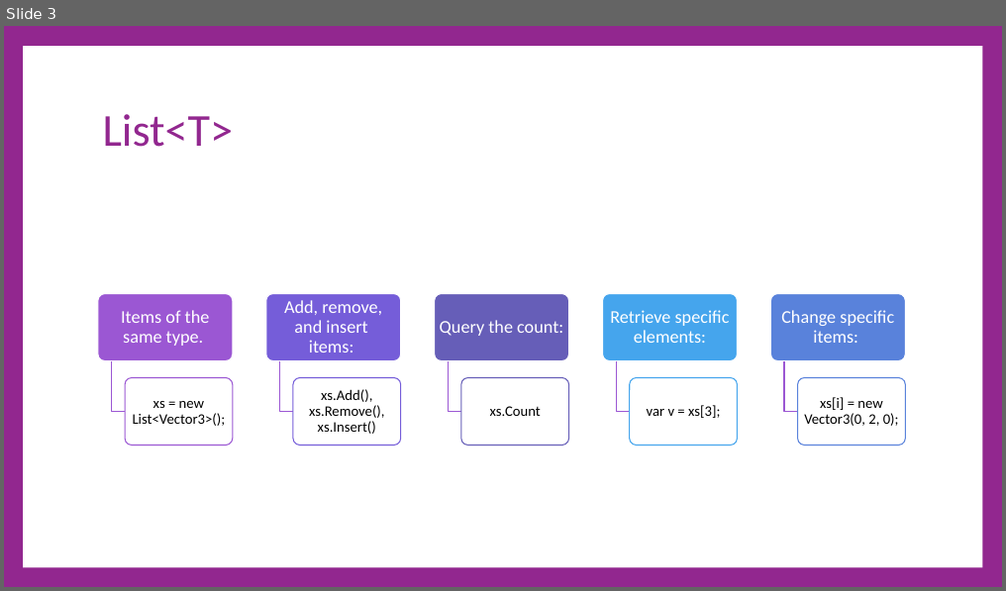
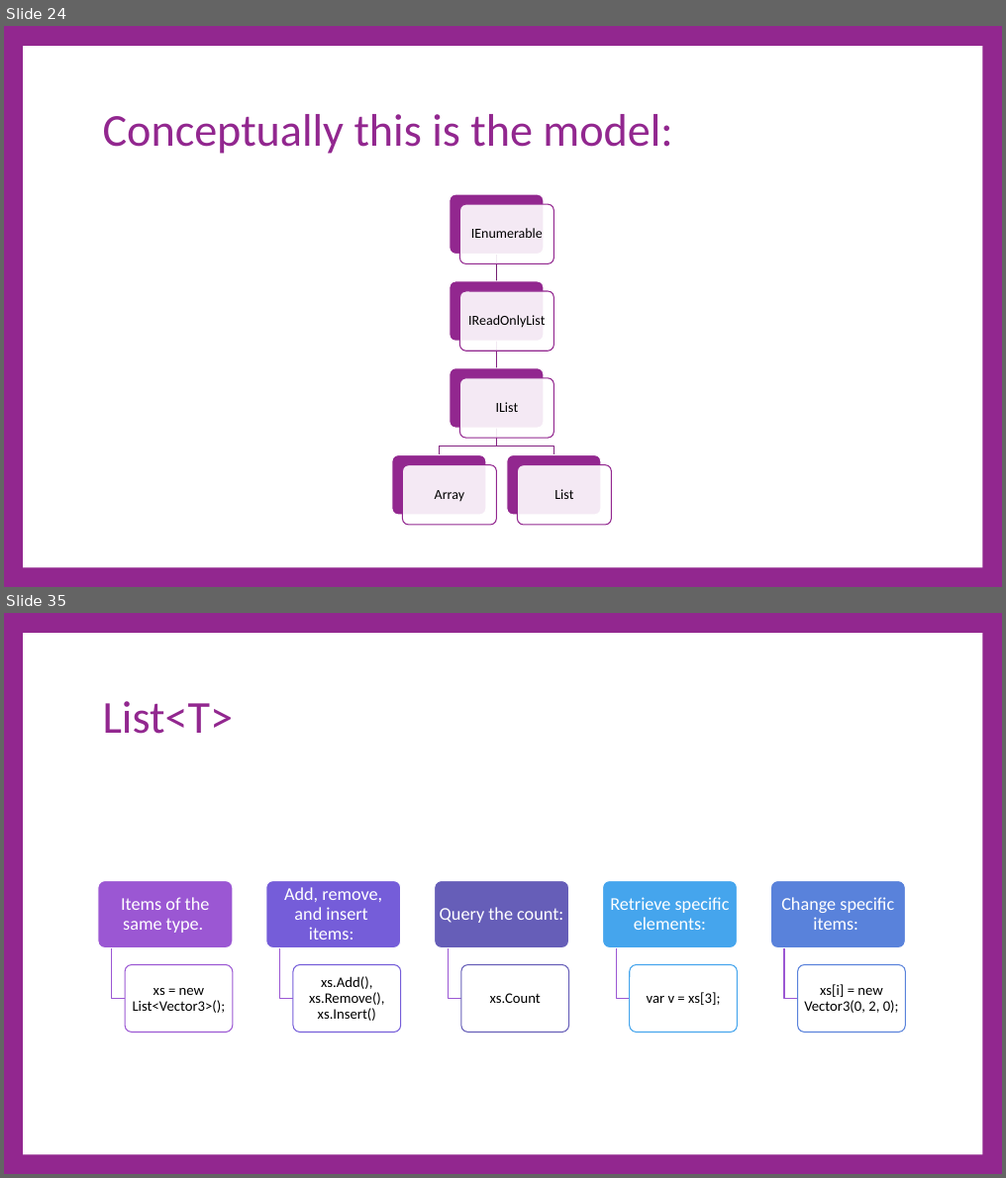
Before and after one commit to cdiggins/cs321, a slide deck: class-notes/cs321-winter-2023-lecture-5-collections.pptx. Shown one above the other, each under a label of ours: slide 3 before the commit, slides 24 and 35 after it; the slides between them are not shown. The pictures are 1006x591 and 1006x1178 pixels, drawn with LibreOffice and Linux fonts; fonts in the diff are those of the drawing. Boxes give left, top, right and bottom in pixels: in the first picture for what was removed or moved away, otherwise in the second. Text is boxed around its words. In the diff, an @@ line names an element or a change of style, - is before the commit and + after.

```diff
--- a/class-notes/cs321-winter-2023-lecture-5-collections.pptx
+++ b/class-notes/cs321-winter-2023-lecture-5-collections.pptx
@@ slide 24 added at [4,26,1002,587], background #92278F; not listed: 1 template element that a slide beside it also shows @@
@@ title added at [103,114,672,154], 66 pt, text #92278F @@
+Conceptually this is the model:
@@ group added at [392,194,611,525]: 10 rounded rectangles, 5 texts, 4 freeform shapes @@
+IEnumerable
+IReadOnlyList
+IList
+Array
+List
@@ what was slide 3 is now slide 35 @@
```
Also in this commit, not shown: 31 other slides added, 7 other files.
